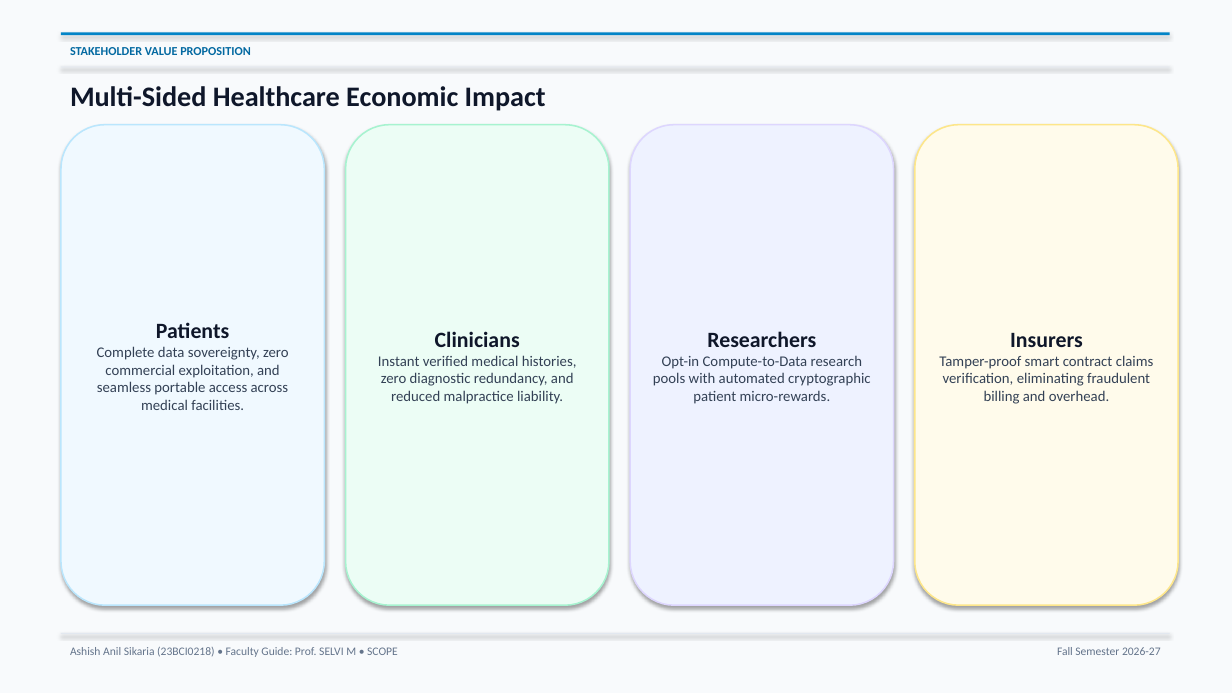
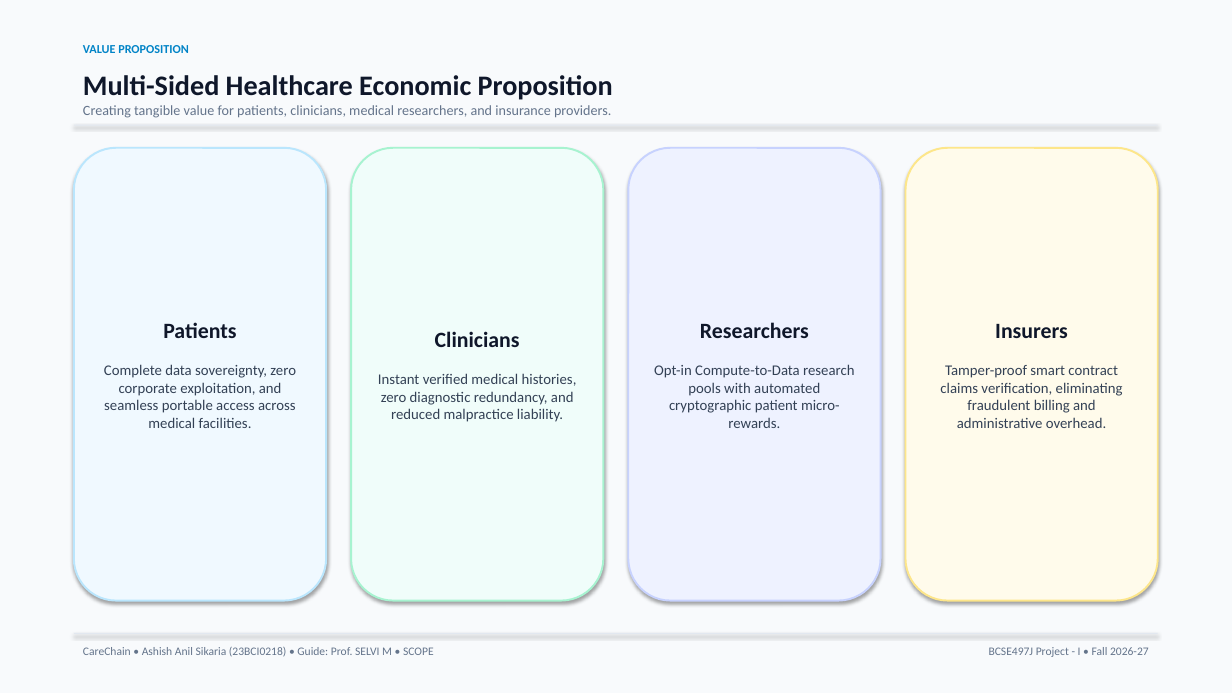
Before and after one commit to ashishanilsikaria/CareChain, a slide deck: slide 8 of docs/presentation/CareChain_Presentation.pptx. Drawn at 1232x693 pixels with LibreOffice and Linux fonts; fonts in the diff are those of the drawing. Boxes give left, top, right and bottom in pixels: in the first picture for what was removed or moved away, otherwise in the second. Text is boxed around its words. In the diff, an @@ line names an element or a change of style, - is before the commit and + after.

```diff
--- a/docs/presentation/CareChain_Presentation.pptx
+++ b/docs/presentation/CareChain_Presentation.pptx
@@ rectangle removed at box(61, 32, 1170, 35) @@
@@ text at box(83, 45, 189, 53): text changed; text colour #0369A1 to #0284C7 @@
-STAKEHOLDER VALUE PROPOSITION
+VALUE PROPOSITION
@@ text at box(83, 75, 613, 118): text changed; size 22 to 11 pt; text colour #0F172A to #64748B; bold off @@
-Multi-Sided Healthcare Economic Impact
+Multi-Sided Healthcare Economic Proposition
+Creating tangible value for patients, clinicians, medical researchers, and insurance providers.
@@ rectangle: place and size @@
-rectangle at box(61, 67, 1170, 67)
+rectangle at box(74, 125, 1158, 126)
@@ rounded rectangle "Patients": place and size @@
-rounded rectangle "Patients" at box(61, 125, 324, 605)
+rounded rectangle "Patients" at box(74, 148, 326, 601)
@@ rounded rectangle "Patients" at box(74, 148, 326, 601): outline #BAE6FD 1.2 pt to #BAE6FD 1.5 pt @@
@@ rounded rectangle "Clinicians": place and size @@
-rounded rectangle "Clinicians" at box(346, 125, 609, 605)
+rounded rectangle "Clinicians" at box(351, 148, 604, 601)
@@ rounded rectangle "Clinicians" at box(351, 148, 604, 601): fill #ECFDF5 to #F0FDFA; outline #A7F3D0 1.2 pt to #A7F3D0 1.5 pt @@
@@ rounded rectangle "Researchers": place and size @@
-rounded rectangle "Researchers" at box(630, 125, 894, 605)
+rounded rectangle "Researchers" at box(628, 148, 881, 601)
@@ rounded rectangle "Researchers" at box(628, 148, 881, 601): outline #DDD6FE 1.2 pt to #C7D2FE 1.5 pt @@
@@ rounded rectangle "Insurers": place and size @@
-rounded rectangle "Insurers" at box(915, 125, 1178, 605)
+rounded rectangle "Insurers" at box(906, 148, 1158, 601)
@@ rounded rectangle "Insurers" at box(906, 148, 1158, 601): outline #FDE68A 1.2 pt to #FDE68A 1.5 pt @@
@@ text in rounded rectangle at box(104, 364, 296, 428): text changed @@
-Complete data sovereignty, zero commercial exploitation, and seamless portable access across medical facilities.
+Complete data sovereignty, zero corporate exploitation, and seamless portable access across medical facilities.
@@ text in rounded rectangle at box(940, 365, 1123, 428): text changed @@
-Tamper-proof smart contract claims verification, eliminating fraudulent billing and overhead.
+Tamper-proof smart contract claims verification, eliminating fraudulent billing and administrative overhead.
@@ rectangle: place and size @@
-rectangle at box(61, 633, 1170, 634)
+rectangle at box(74, 633, 1158, 634)
@@ text at box(83, 647, 434, 657): text changed @@
-Ashish Anil Sikaria (23BCI0218) • Faculty Guide: Prof. SELVI M • SCOPE
+CareChain • Ashish Anil Sikaria (23BCI0218) • Guide: Prof. SELVI M • SCOPE
@@ text at box(989, 647, 1149, 657): text changed @@
-Fall Semester 2026-27
+BCSE497J Project - I • Fall 2026-27
```
Also in this commit, not shown: 9 other slides changed, 2 other files.
